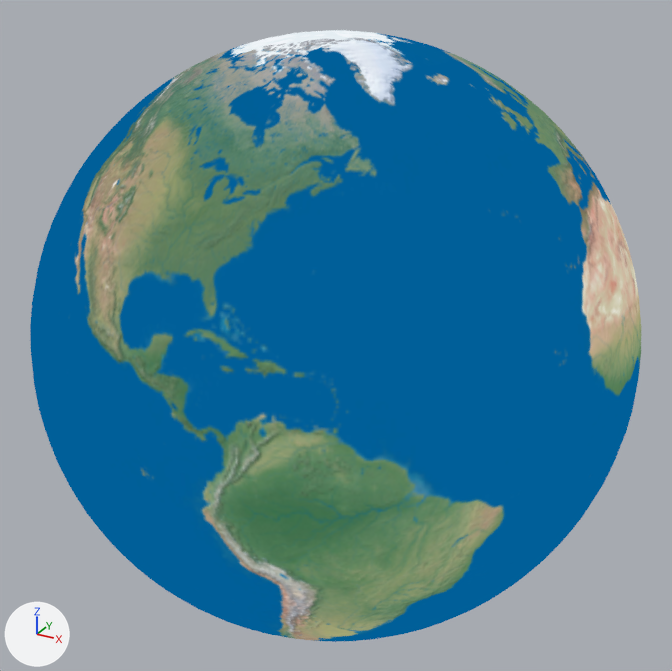
One commit to the glTF model android/app/src/main/assets/models/earth.glb: the scene before it, then after it.
One viewpoint serves both versions: a 50 mm camera at (1.418, -2.578, 1.29) aimed at (0.0, 0.001, 0.001). The axes (+X, +Y, +Z) are drawn at lower left. The lights are the same throughout. The picture after the commit comes second. Where no turn or scale is listed for an object, it has been applied to the vertices.
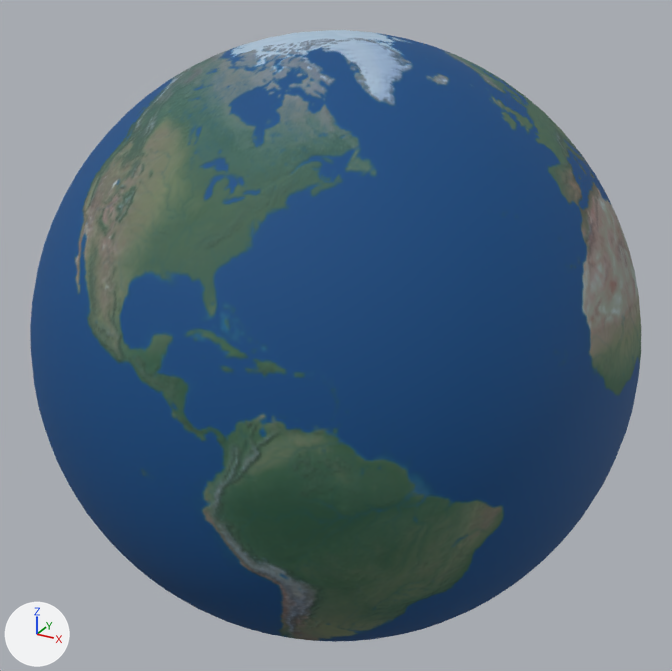
Edits to the bpy script that builds the scene:
```text
Change mat_material_0:
    remove # nodes: BsdfTransparent, Emission, LightPath, MixShader, OutputMaterial, TexImage
    nodes: BsdfPrincipled, Mix, OutputMaterial, TexImage
    colours: blue #b8cbdd
```

Boxes [x1, y1, x2, y2] around the edits, measured in the pictures (672 x 671 px):
'Mesh_0', recoloured (darker)
    both: [30, 30, 641, 642]
